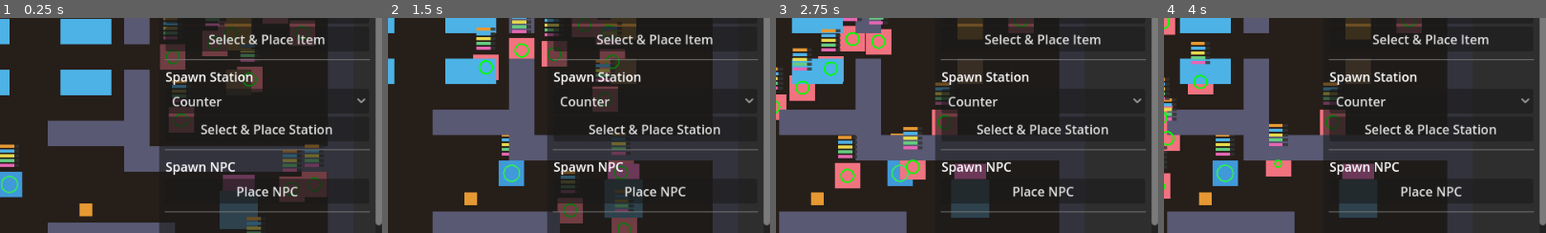
Above: before the commit, frames 1-4 (left to right).
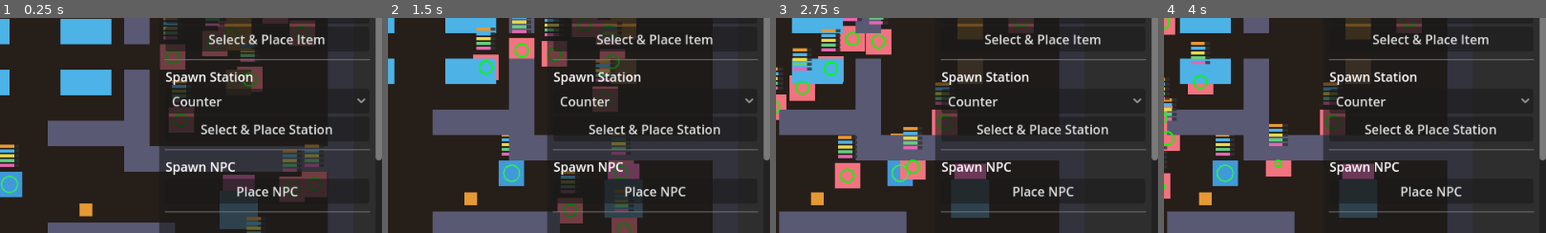
Above: after the commit, the same moments.

Repository: NikkiKoole/simgodot
Game: Godot game, scene res://scenes/main.tscn
Two runs of this game, one before a commit and one after it. Both use one fixed random seed, a clock stepped at 60 frames per second and the inputs below.
Inputs (mouse positions are % of the whole screen's width and height, from its top left):
- Up to frame 1 (0.25 s): no input
- Up to frame 2 (1.5 s): tap Enter at 0.5 s; move the mouse to (72, 45) at 0.52 s; hold D (move_right) 0.53-1.25 s; tap E (interact) at 0.6 s; click (72, 45) at 0.67 s; drag from (30, 55) to (48, 34) at 1.27 s
- Up to frame 3 (2.75 s): move the mouse to (60, 28) at 2.02 s; hold D (move_right) from 2.03 s (still down); tap E (interact) at 2.1 s
- Up to frame 4 (4 s): release D (move_right) at 2.75 s; drag from (45, 70) to (55, 34) at 2.77 s; move the mouse to (80, 65) at 3.52 s; hold A (move_left) from 3.53 s (still down); tap E (interact) at 3.6 s
The pictures show only the part of the screen within x 50-100%, y 33-83%; the shares and areas given below are measured in that part.

The runs differ from the first frame. In frame 1, 0.5% of the frame differs, in the area x 98-100%, y 65-97%; in frame 2, 0.5%; in frame 3, 0.5%; in frame 4, 0.5%.

Commit message:
feat: [US-016] - Implement Post Job tool

Diff:
--- /dev/null
+++ b/scenes/post_job_tool.tscn
@@ -0,0 +1,26 @@
+[gd_scene load_steps=2 format=3 uid="uid://bxq3r7kj8wfm2"]
+
+[ext_resource type="Script" path="res://scripts/post_job_tool.gd" id="1_post_job"]
+
+[node name="PostJobTool" type="VBoxContainer"]
+offset_right = 260.0
+offset_bottom = 100.0
+script = ExtResource("1_post_job")
+
+[node name="HeaderLabel" type="Label" parent="."]
+layout_mode = 2
+text = "Post Job"
+horizontal_alignment = 1
+
+[node name="RecipeDropdown" type="OptionButton" parent="."]
+layout_mode = 2
+tooltip_text = "Select a recipe to post as a job"
+
+[node name="PostButton" type="Button" parent="."]
+layout_mode = 2
+text = "Post Job"
+tooltip_text = "Create a new job from the selected recipe"
+
+[node name="StatusLabel" type="Label" parent="."]
+layout_mode = 2
+horizontal_alignment = 1
--- a/scripts/debug_ui.gd
+++ b/scripts/debug_ui.gd
@@ -12,6 +12,7 @@
 # Preload tools scenes
 const SpawnToolsScene = preload("res://scenes/spawn_tools.tscn")
 const WallPaintToolScene = preload("res://scenes/wall_paint_tool.tscn")
+const PostJobToolScene = preload("res://scenes/post_job_tool.tscn")
 
 # References to UI sections for child scripts to access
 @onready var inspector_section: VBoxContainer = $SidePanel/ScrollContainer/MarginContainer/VBoxContainer/InspectorSection
@@ -27,6 +28,7 @@
 # Tools panels - instantiated on demand
 var spawn_tools: Node = null
 var wall_paint_tool: Node = null
+var post_job_tool: Node = null
 
 # Selection outline - drawn as rectangle around selected entity
 var selected_entity: Node2D = null
@@ -476,7 +478,7 @@
 		placeholder.text = "Select an entity to inspect"
 
 
-## Setup the tools section with spawn tools and wall paint tool
+## Setup the tools section with spawn tools, wall paint tool, and post job tool
 func _setup_tools_section() -> void:
 	# Remove placeholder label from tools section
 	var placeholder := tools_section.get_node_or_null("PlaceholderLabel")
@@ -496,3 +498,12 @@
 	if wall_paint_tool == null:
 		wall_paint_tool = WallPaintToolScene.instantiate()
 		tools_section.add_child(wall_paint_tool)
+
+	# Add separator before post job tool
+	var separator2 := HSeparator.new()
+	tools_section.add_child(separator2)
+
+	# Add post job tool
+	if post_job_tool == null:
+		post_job_tool = PostJobToolScene.instantiate()
+		tools_section.add_child(post_job_tool)
--- /dev/null
+++ b/scripts/post_job_tool.gd
@@ -0,0 +1,67 @@
+extends VBoxContainer
+## Post Job Tool - UI for manually posting jobs via recipes
+## Provides a dropdown of available recipes and a Post button.
+## All job posting goes through the DebugCommands API.
+
+# Available recipes with their display names and paths
+const RECIPES: Array[Dictionary] = [
+	{"name": "Cook Simple Meal", "path": "res://resources/recipes/cook_simple_meal.tres"},
+	{"name": "Use Toilet", "path": "res://resources/recipes/use_toilet.tres"},
+	{"name": "Watch TV", "path": "res://resources/recipes/watch_tv.tres"}
+]
+
+# UI elements
+@onready var recipe_dropdown: OptionButton = $RecipeDropdown
+@onready var post_button: Button = $PostButton
+@onready var status_label: Label = $StatusLabel
+
+# Currently selected recipe path
+var selected_recipe_path: String = ""
+
+
+func _ready() -> void:
+	# Populate recipe dropdown
+	_populate_recipe_dropdown()
+
+	# Connect button signal
+	post_button.pressed.connect(_on_post_pressed)
+
+	# Connect dropdown signal
+	recipe_dropdown.item_selected.connect(_on_recipe_selected)
+
+	# Select first recipe by default
+	if recipe_dropdown.item_count > 0:
+		recipe_dropdown.select(0)
+		_on_recipe_selected(0)
+
+	# Clear status initially
+	status_label.text = ""
+
+
+func _populate_recipe_dropdown() -> void:
+	recipe_dropdown.clear()
+	for recipe_data in RECIPES:
+		recipe_dropdown.add_item(recipe_data["name"])
+
+
+func _on_recipe_selected(index: int) -> void:
+	if index >= 0 and index < RECIPES.size():
+		selected_recipe_path = RECIPES[index]["path"]
+
+
+func _on_post_pressed() -> void:
+	if selected_recipe_path.is_empty():
+		status_label.text = "Select a recipe first"
+		status_label.add_theme_color_override("font_color", Color(1.0, 0.5, 0.5))
+		return
+
+	# Post the job via DebugCommands
+	var job: Job = DebugCommands.post_job(selected_recipe_path)
+
+	if job != null:
+		var recipe_name: String = job.recipe.recipe_name if job.recipe else "Unknown"
+		status_label.text = "Posted: " + recipe_name
+		status_label.add_theme_color_override("font_color", Color(0.5, 1.0, 0.5))
+	else:
+		status_label.text = "Failed to post job"
+		status_label.add_theme_color_override("font_color", Color(1.0, 0.5, 0.5))
Not shown, added: scripts/post_job_tool.gd.uid
